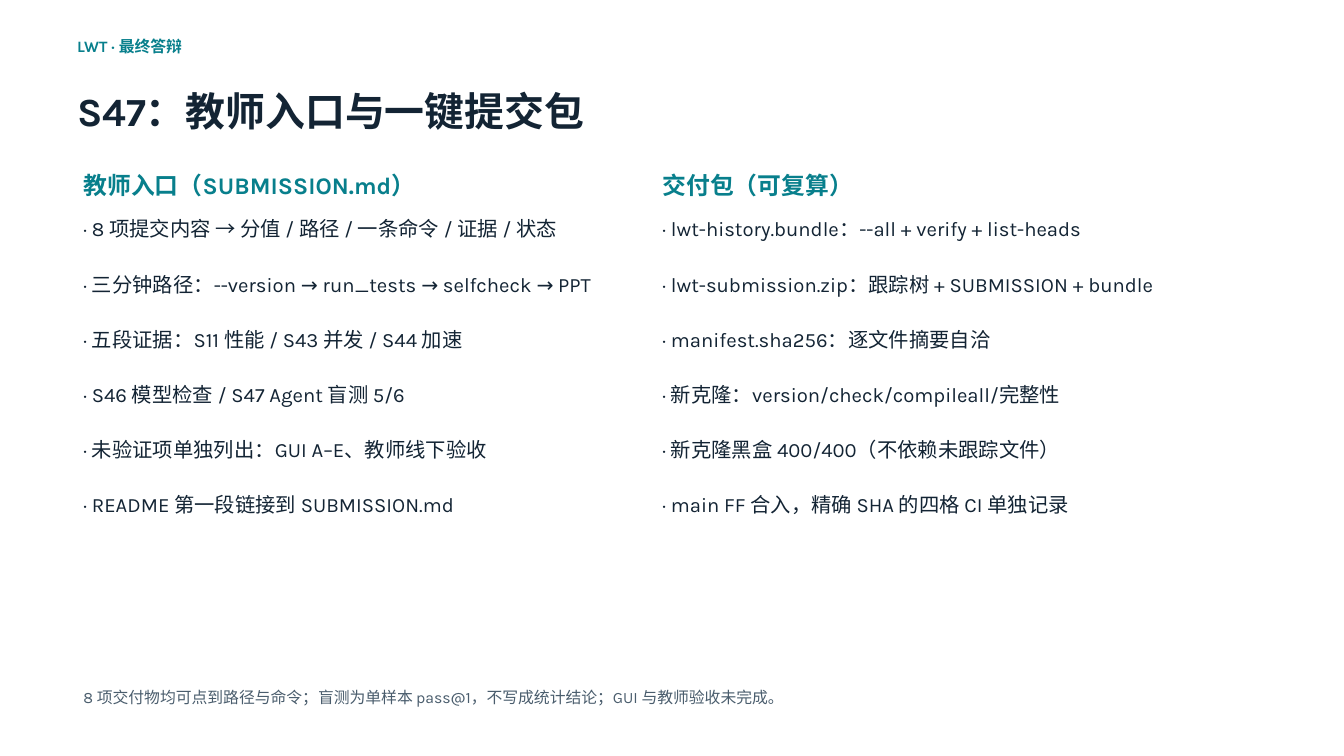
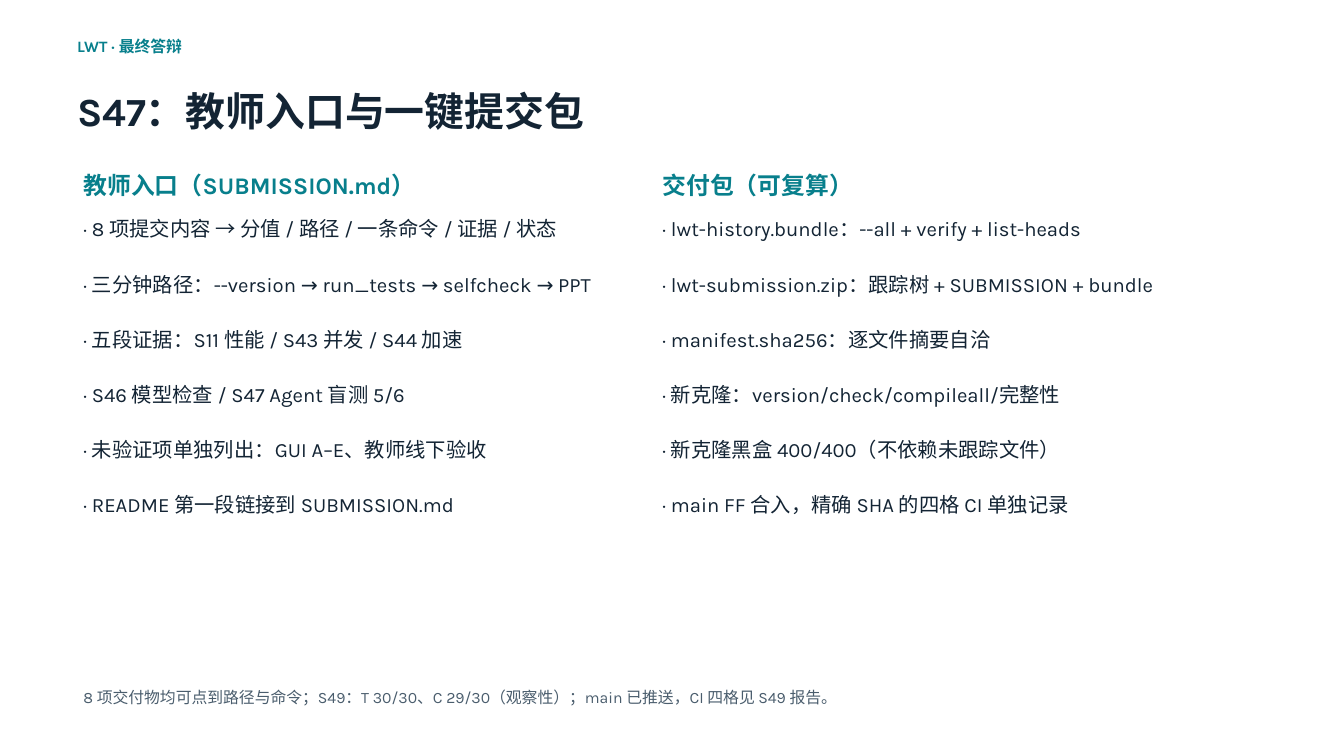
Before and after one commit to 05T1925/Interpreted-general-purpose-scripting-language-LWT, a slide deck: slide 20 of slides/LWT介绍.pptx. Drawn at 1344x756 pixels with LibreOffice and Linux fonts; fonts in the diff are those of the drawing. Boxes give left, top, right and bottom in pixels: in the first picture for what was removed or moved away, otherwise in the second. Text is boxed around its words. In the diff, an @@ line names an element or a change of style, - is before the commit and + after.

```diff
--- a/slides/LWT介绍.pptx
+++ b/slides/LWT介绍.pptx
@@ text at [83, 689, 837, 705]: text changed @@
-8 项交付物均可点到路径与命令；盲测为单样本 pass@1，不写成统计结论；GUI 与教师验收未完成。
+8 项交付物均可点到路径与命令；S49：T 30/30、C 29/30（观察性）；main 已推送，CI 四格见 S49 报告。
```
Also in this commit, not shown: 3 other slides changed, 21 other files.
